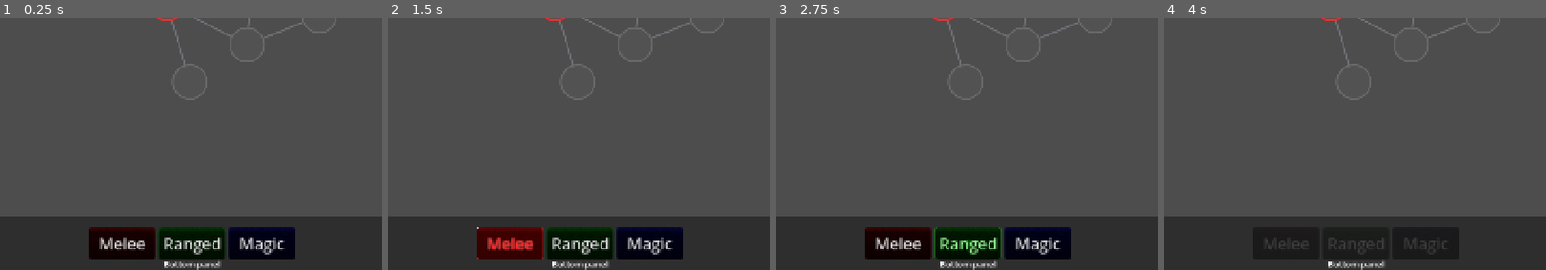
Above: before the commit, frames 1-4 (left to right).
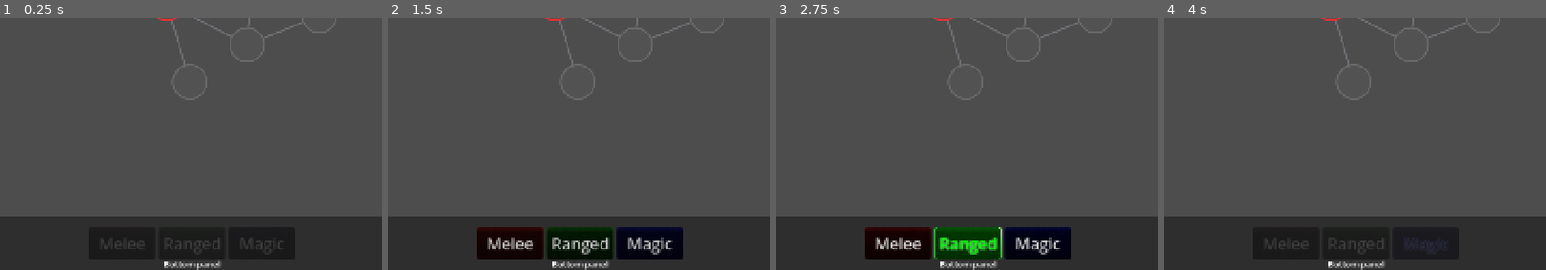
Above: after the commit, the same moments.

Repository: Koaieus/skill-tree-of-life
Game: Godot game, scene res://scenes/dev_sandbox.tscn
The game is run twice, just before and just after one commit, with the same random seed, the same clock (stepped at 60 frames per second) and the same inputs.
Inputs (mouse positions are % of the whole screen's width and height, from its top left):
- Up to frame 1 (0.25 s): no input
- Up to frame 2 (1.5 s): click (41, 95) at 0.5 s, where only the run before the commit has a clickable "Melee"; click "To Battle" at 1.25 s
- Up to frame 3 (2.75 s): click "Ranged" at 2 s
- Up to frame 4 (4 s): click "Magic" at 2.75 s; click "Consolidate" at 3.5 s
The pictures show only the part of the screen within x 25-75%, y 50-100%; the shares and areas given below are measured in that part.

The runs differ from the first frame. In frame 1, 5.0% of the frame differs, in the area x 23-78%, y 82-96%; in frame 2, 2.3%; in frame 3, 2.3%; in frame 4, less than 0.1%.

Commit message:
fix(battle,ui): plan mode populates; button.enabled is the sole write path
AttackPlan subclasses now set `mode` in `_init` — was defaulting to NONE so
every plan logged `[0]` regardless of which mode created it.

AttackModeButton gets `var enabled: bool: set = set_enabled` as the sole
write path for the button's enabled state. Engine writes to the inherited
`Button.disabled` bypass GDScript setters (the linter complains for the
right reason), so any tween-bearing side effects must funnel through a
property we own. `set_enabled` mirrors to `disabled` + runs the tween;
direct `btn.disabled = X` writes are now a convention violation, easily
greppable. The previous `_set_disabled.call_deferred(disabled)` in _ready
was overwriting compose()'s gate push at end-of-frame; replaced by
`enabled = not disabled` for an in-line sync.

_to_string overrides on AttackPlan + Spell make the BattleSystem debug
print legible (`<MeleeAttackPlan MELEE by Red Player>` rather than
`<RefCounted#...>`). The redundant `[mode]` suffix in the print is gone
since the plan's _to_string carries it.

Co-Authored-By: Claude Opus 4.7 <noreply@anthropic.com>

Diff:
--- a/attack/plan/attack_plan.gd
+++ b/attack/plan/attack_plan.gd
@@ -15,3 +15,10 @@
 ## all required slots filled
 func is_valid() -> bool:
 	return validate().is_empty()
+
+
+func _to_string() -> String:
+	var cls: String = str(get_script().get_global_name()) if get_script() else "AttackPlan"
+	var mode_name: String = BattleSystem.AttackMode.keys()[mode]
+	var atk: String = attacker.display_name if attacker != null else "?"
+	return "<%s %s by %s>" % [cls, mode_name, atk]
--- a/attack/plan/magic_attack_plan.gd
+++ b/attack/plan/magic_attack_plan.gd
@@ -3,6 +3,11 @@
 
 var source: SkillNode
 var spell: Spell
+
+
+func _init() -> void:
+	mode = BattleSystem.AttackMode.MAGIC
+
 
 func validate() -> Array[String]:
 	var errors: Array[String] = []
--- a/attack/plan/melee_attack_plan.gd
+++ b/attack/plan/melee_attack_plan.gd
@@ -7,6 +7,10 @@
 var blade_target: Vector2			# or whatever describes the arc
 
 
+func _init() -> void:
+	mode = BattleSystem.AttackMode.MELEE
+
+
 func validate() -> Array[String]:
 	var errors: Array[String] = []
 	if not source:
--- a/attack/plan/ranged_attack_plan.gd
+++ b/attack/plan/ranged_attack_plan.gd
@@ -3,6 +3,10 @@
 
 
 var target: SkillNode  # 1 enemy node
+
+
+func _init() -> void:
+	mode = BattleSystem.AttackMode.RANGED
 
 
 func get_firing_positions() -> Array[SkillNode]:
--- a/attack/spell.gd
+++ b/attack/spell.gd
@@ -9,3 +9,7 @@
 
 func validate(plan: MagicAttackPlan) -> Array[String]:
 	return []
+
+
+func _to_string() -> String:
+	return "<Spell %s (%d mana)>" % [name, mana_cost]
--- a/systems/battle_system.gd
+++ b/systems/battle_system.gd
@@ -17,7 +17,7 @@
 	set(value):
 		if attack_plan != value:
 			attack_plan = value
-			print('Attack plan is now: %s [%s]' % [value, attack_mode])
+			print('Attack plan is now: %s' % value)
 			attack_plan_changed.emit(value)
 
 var attack_mode: AttackMode:
--- a/ui/attack_mode_bar/attack_mode_bar.gd
+++ b/ui/attack_mode_bar/attack_mode_bar.gd
@@ -31,4 +31,4 @@
 
 func set_enabled(enabled: bool) -> void:
 	for btn: AttackModeButton in _group.get_buttons():
-		btn._set_disabled(not enabled)
+		btn.enabled = enabled
--- a/ui/attack_mode_bar/attack_mode_button.gd
+++ b/ui/attack_mode_bar/attack_mode_button.gd
@@ -38,6 +38,17 @@
 		_disabled = value
 		_push("disabled_strength", value)
 
+## Sole write-path for the button's enabled state. Mirrors to the engine's
+## native `disabled` and runs the visual tween. Use `btn.enabled = X` at call
+## sites — direct `disabled = X` writes would bypass the tween (engine writes
+## to the native property can't be intercepted from GDScript).
+var enabled: bool = true: set = set_enabled
+
+func set_enabled(value: bool) -> void:
+	enabled = value
+	disabled = not value
+	_tween_disabled(float(not value))
+
 func _ready() -> void:
 	update_label_text()
 
@@ -48,7 +59,7 @@
 	_push("tint", tint)
 	_push("glow_radius", glow_radius)
 	_push("texture_size", size)
-	_set_disabled.call_deferred(disabled)
+	enabled = not disabled    # snap GDScript var to .tscn-set Button.disabled
 
 func _push(param: String, value: Variant) -> void:
 	for mat in _materials:
@@ -67,10 +78,6 @@
 
 func _process(_delta: float) -> void:
 	_push("mouse_uv", get_local_mouse_position() / size)
-
-func _set_disabled(is_disabled: bool) -> void:
-	disabled = is_disabled
-	_tween_disabled(float(is_disabled))
 
 func _tween_disabled(to: float) -> void:
 	if _disabled_tweener: _disabled_tweener.kill()
